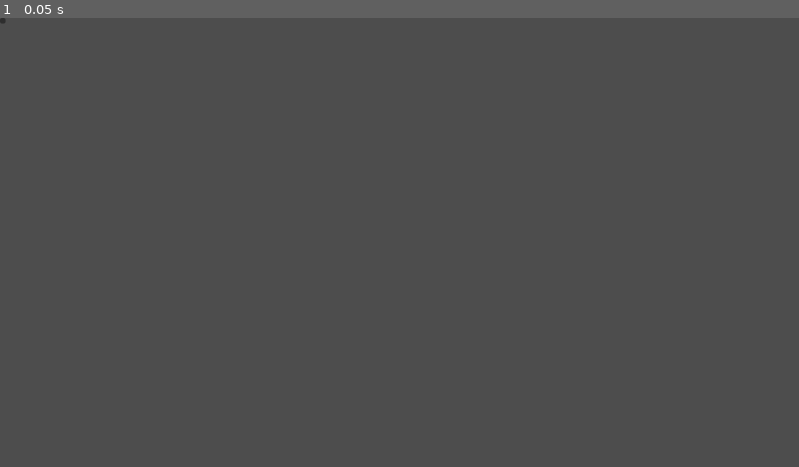
Above: before the commit, frame 1.
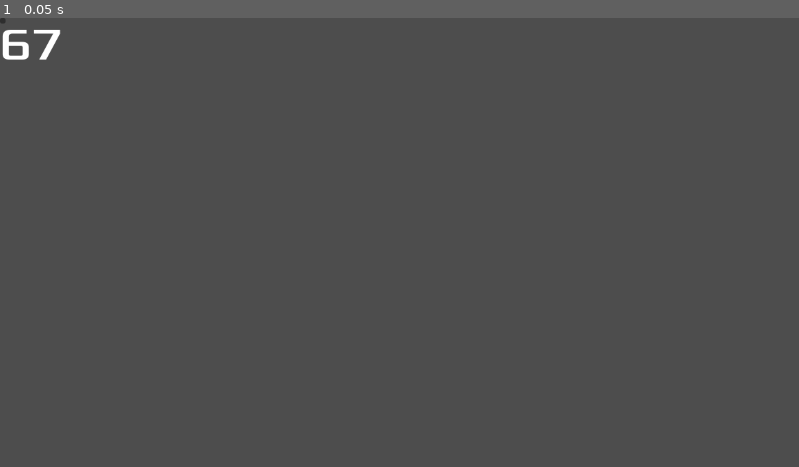
Above: after the commit, the same moment.

Repository: TitledGames/Microwave-Man
Game: Godot game, scene res://hud.tscn
The game is run twice, just before and just after one commit, with the same random seed, the same clock (stepped at 60 frames per second) and the same inputs. This scene is started directly instead of the project's main scene.
Inputs:
- Up to frame 1 (0.05 s): no input

The runs differ from the first frame. In frame 1, 0.2% of the frame differs, in the area x 0-8%, y 2-10%.

Commit message:
idk like 6 or 7
im sorry

Diff:
--- a/hud.tscn
+++ b/hud.tscn
@@ -1,10 +1,15 @@
-[gd_scene format=3 uid="uid://dqrnqy70uj08i"]
+[gd_scene load_steps=2 format=3 uid="uid://dqrnqy70uj08i"]
+
+[ext_resource type="FontFile" uid="uid://y8i37mbuxiro" path="res://assets/fonts/Xolonium-Regular.ttf" id="1_37p78"]
 
 [node name="HUD" type="CanvasLayer"]
 
 [node name="ScoreLabel" type="Label" parent="."]
 offset_right = 40.0
 offset_bottom = 23.0
+theme_override_fonts/font = ExtResource("1_37p78")
+theme_override_font_sizes/font_size = 64
+text = "67"
 
 [node name="Message" type="Label" parent="."]
 offset_right = 40.0
Not shown, added: assets/fonts/Xolonium-Regular.ttf.import
